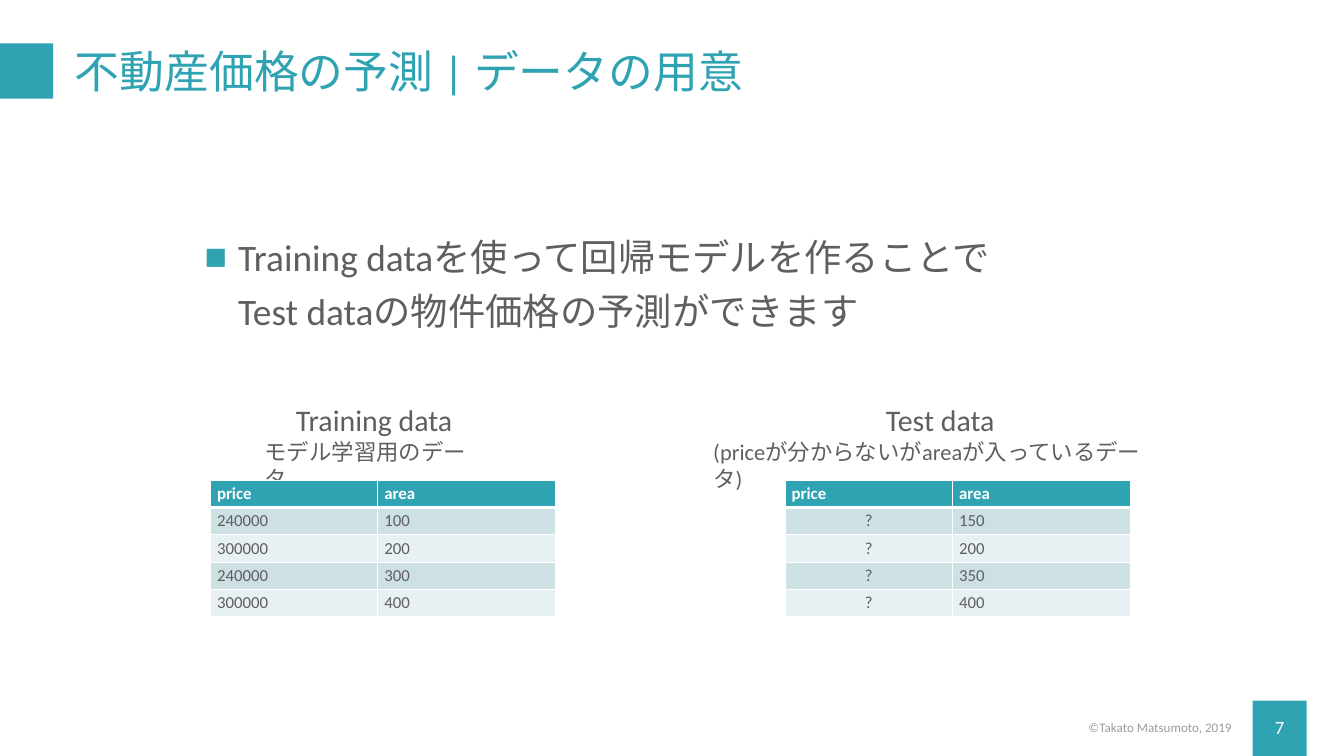
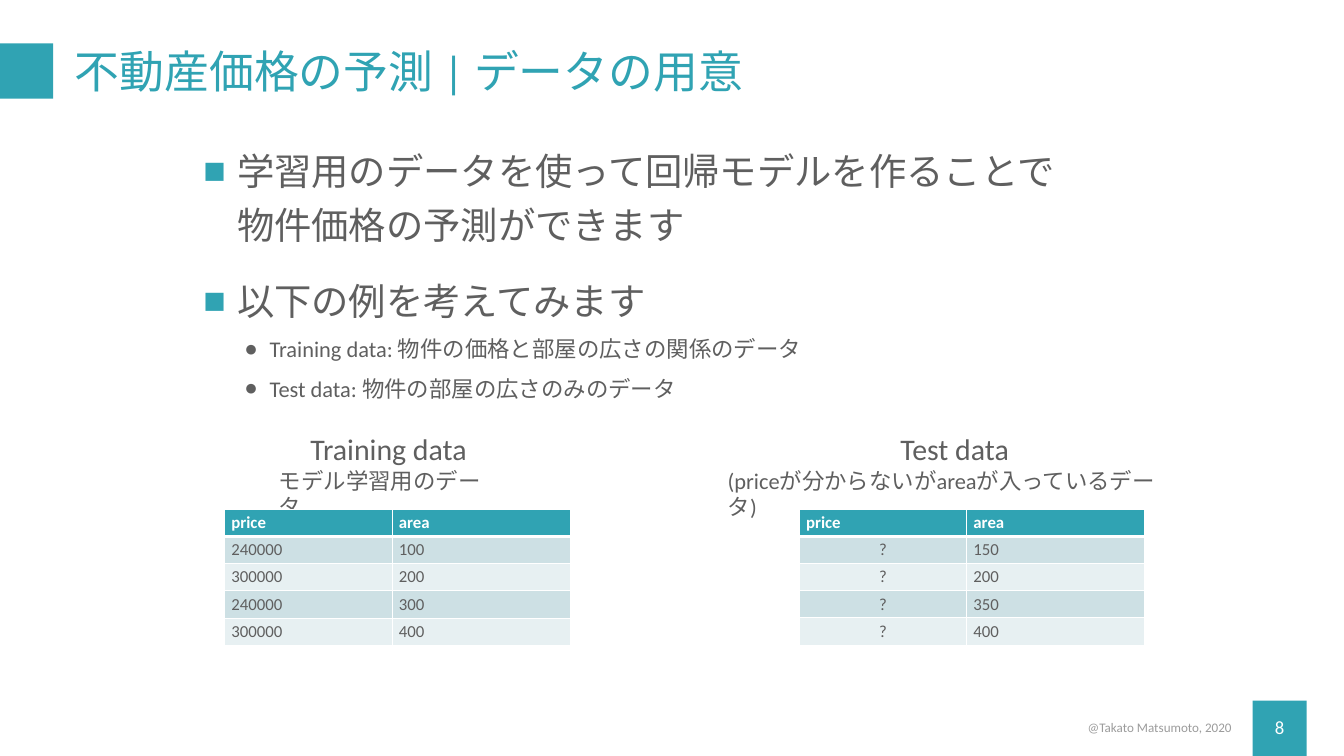
Before and after one commit to TakatoMatsumoto/data_policy_studies, a slide deck: slide 8 of chapter_1/pptx/2_practice.pptx (slide 7 before the commit). Drawn at 1344x756 pixels with LibreOffice and Linux fonts; fonts in the diff are those of the drawing. Boxes give left, top, right and bottom in pixels: in the first picture for what was removed or moved away, otherwise in the second. Text is boxed around its words. In the diff, an @@ line names an element or a change of style, - is before the commit and + after.

```diff
--- a/chapter_1/pptx/2_practice.pptx
+++ b/chapter_1/pptx/2_practice.pptx
@@ text at [237,153,1055,399]: text changed; size 40 to 24 pt @@
-■ Training dataを使って回帰モデルを作ることで
-  Test dataの物件価格の予測ができます
+■ 学習用のデータを使って回帰モデルを作ることで
+  物件価格の予測ができます
+■ 以下の例を考えてみます
+  ● Training data: 物件の価格と部屋の広さの関係のデータ
+  ● Test data: 物件の部屋の広さのみのデータ
@@ 2 texts, 2 tables: place and size @@
-2 texts, 2 tables at [210,410,1130,665]
+2 texts, 2 tables at [224,439,1144,694]
@@ text at [1088,723,1231,734]: text changed @@
-©︎Takato Matsumoto, 2019
+@Takato Matsumoto, 2020
@@ page number at [1275,721,1284,734]: text changed @@
-7
+8
```
Also in this commit, not shown: 12 other slides changed, 1 slide added, 2 slides removed, 45 other files.
